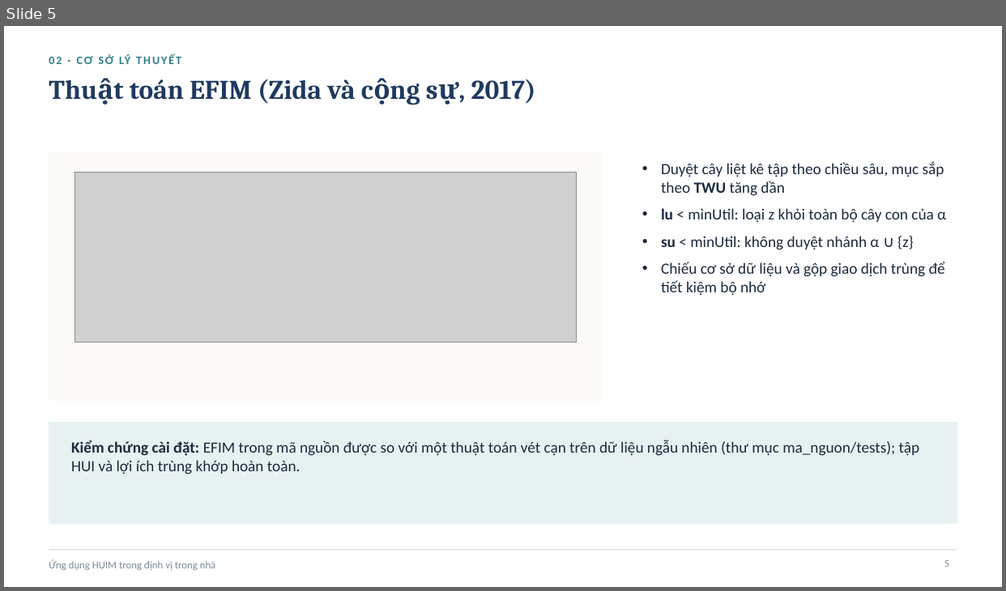
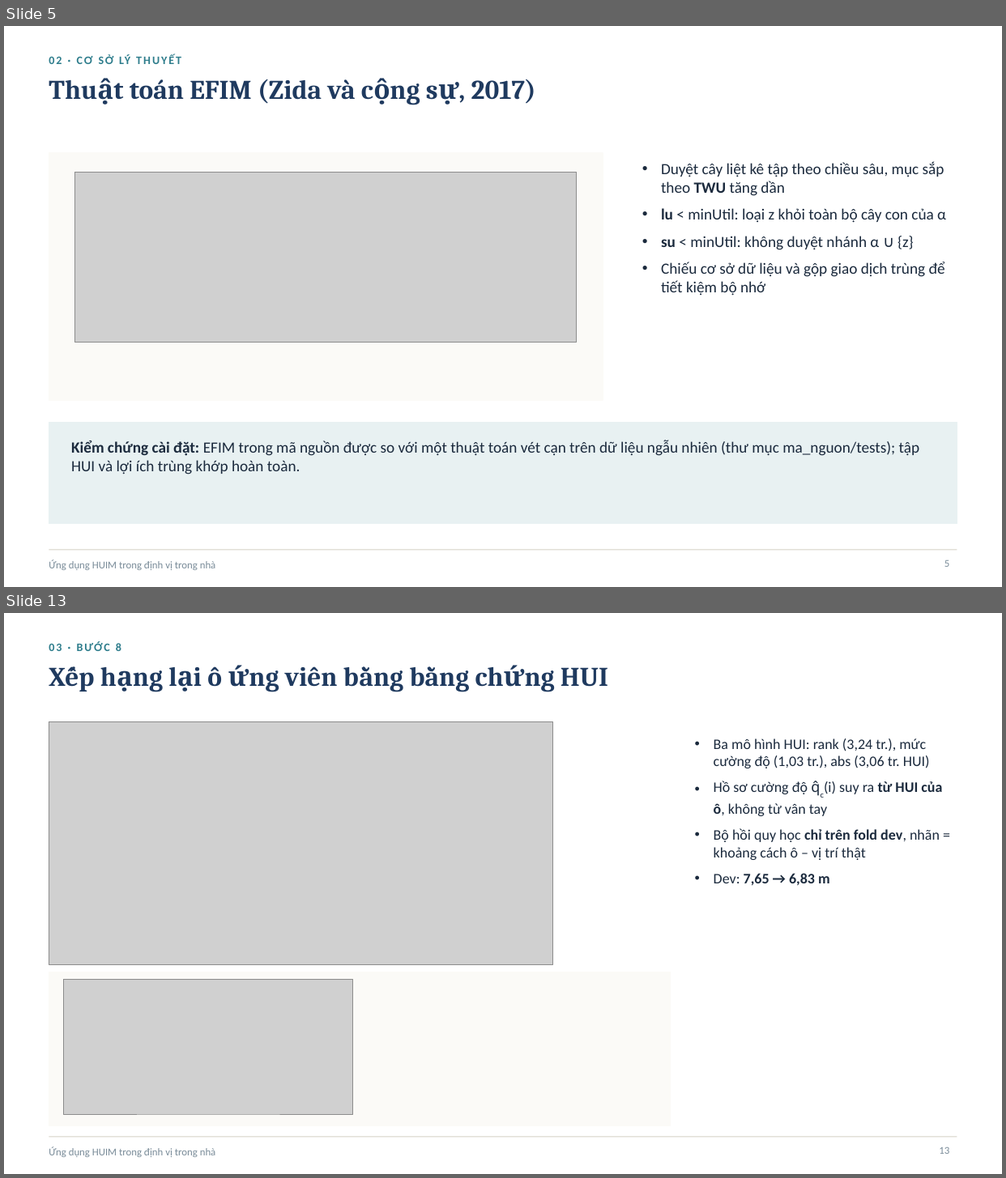
Before and after one commit to ThaiTaka/HUIM-IPS-, a slide deck: BAOCAO/Slide_HUIM_IPS_UJIIndoorLoc.pptx. Shown one above the other, each under a label of ours: slide 5 before the commit, slides 5 and 13 after it; the slides between them are not shown. The pictures are 1006x591 and 1006x1178 pixels, drawn with LibreOffice and Linux fonts; fonts in the diff are those of the drawing; grey boxes stand for pictures. Boxes give left, top, right and bottom in pixels: in the first picture for what was removed or moved away, otherwise in the second. Text is boxed around its words. In the diff, an @@ line names an element or a change of style, - is before the commit and + after.

```diff
--- a/BAOCAO/Slide_HUIM_IPS_UJIIndoorLoc.pptx
+++ b/BAOCAO/Slide_HUIM_IPS_UJIIndoorLoc.pptx
@@ slide 13 added at [4,613,1002,1174], background #FFFFFF; not listed: 2 template elements that a slide beside it also shows @@
@@ text added at [49,641,121,651], 11 pt, text #2E7D8C, bold @@
+03 · BƯỚC 8
@@ title added at [207,666,608,687], 26 pt, text #1F3A5F, bold @@
+Xếp hạng lại ô ứng viên bằng bằng chứng HUI
@@ picture added at [49,722,553,965] @@
@@ text added at [714,739,942,886], 14 pt, text #1B2A3D @@
+• Ba mô hình HUI: rank (3,24 tr.), mức cường độ (1,03 tr.), abs (3,06 tr. HUI)
+• Hồ sơ cường độ q̂c(i) suy ra từ HUI của ô, không từ vân tay
+• Bộ hồi quy học chỉ trên fold dev, nhãn = khoảng cách ô – vị trí thật
+• Dev: 7,65 → 6,83 m
@@ rectangle added at [49,973,671,1126], fill #FBFAF7, outline #FBFAF7 1 pt @@
@@ picture added at [64,980,353,1114] @@
@@ page number added at [939,1148,949,1154], 10 pt, text #7A8C99 @@
+13
```
Also in this commit, not shown: 7 slides changed, 1 other slide added, 17 other files.
